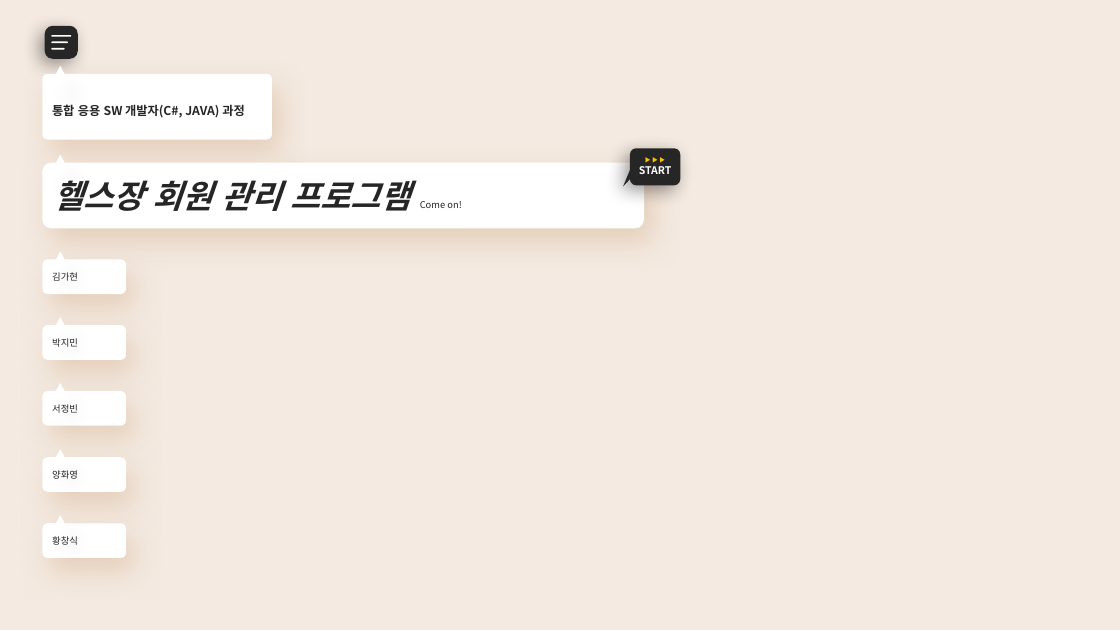
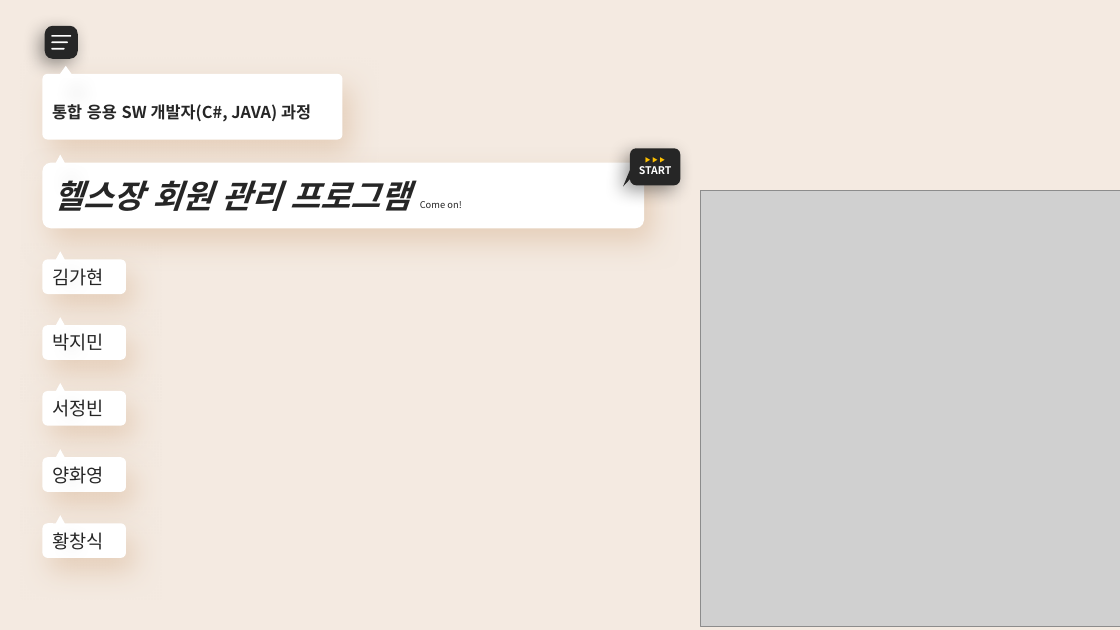
Before and after one commit to galaxy-light/201126-210604, a slide deck: slide 1 of 포트폴리오/팀 프로젝트/teamPrj_02/PPT/헬스장 관리 프로그램 - 양화영.pptx. Drawn at 1120x630 pixels with LibreOffice and Linux fonts; fonts in the diff are those of the drawing; grey boxes stand for pictures. Boxes give left, top, right and bottom in pixels: in the first picture for what was removed or moved away, otherwise in the second. Text is boxed around its words. In the diff, an @@ line names an element or a change of style, - is before the commit and + after.

```diff
--- a/포트폴리오/팀 프로젝트/teamPrj_02/PPT/헬스장 관리 프로그램 - 양화영.pptx
+++ b/포트폴리오/팀 프로젝트/teamPrj_02/PPT/헬스장 관리 프로그램 - 양화영.pptx
@@ rounded rectangle "통합 응용 SW 개발자(C#, JAVA) ..." resized from (x1=42, y1=74, x2=271, y2=139) to (x1=42, y1=74, x2=342, y2=139) @@
@@ rounded rectangle "통합 응용 SW 개발자(C#, JAVA) ..." at (x1=42, y1=74, x2=342, y2=139): size 10.5 to 14 pt @@
@@ triangle resized from (x1=54, y1=66, x2=67, y2=78) to (x1=57, y1=66, x2=75, y2=78) @@
@@ picture added at (x1=701, y1=191, x2=1120, y2=627) @@
@@ size 8 to 16 pt in 5 elements at (x1=42, y1=260, x2=126, y2=294), (x1=42, y1=325, x2=126, y2=360), (x1=42, y1=391, x2=126, y2=425), (x1=42, y1=457, x2=126, y2=492), (x1=42, y1=523, x2=126, y2=558) @@
```
Also in this commit, not shown: 1 other slide changed, 8 other files.
